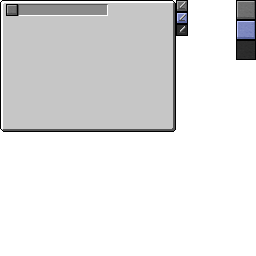
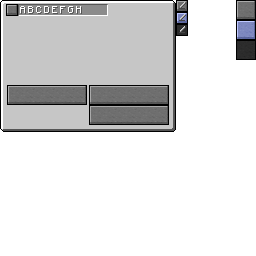
Layered file, before and after one edit (256x256). Changes by layer:
showed "Template", painted on it over [7,6,169,125]
